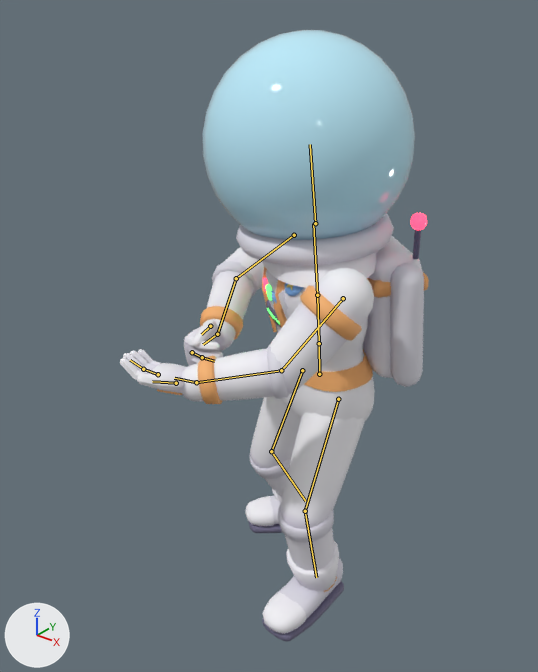
Before and after pictures for a commit that changed the glTF model art/models/operator_astro_cadet.glb.
Both versions are drawn from a 50 mm lens placed at (1.27, -1.886, 2.072), pointed at (-0.089, -0.188, 1.019). Arrows for +X, +Y and +Z are at lower left; the lights stay in place. The first picture is the older version. Both versions are drawn at frame 1 of the action 'Fire'; the numbers are the values there. The bones that change, and the others that lie on the model, are drawn over the model as lines.

In view in the first picture: 'Body'.
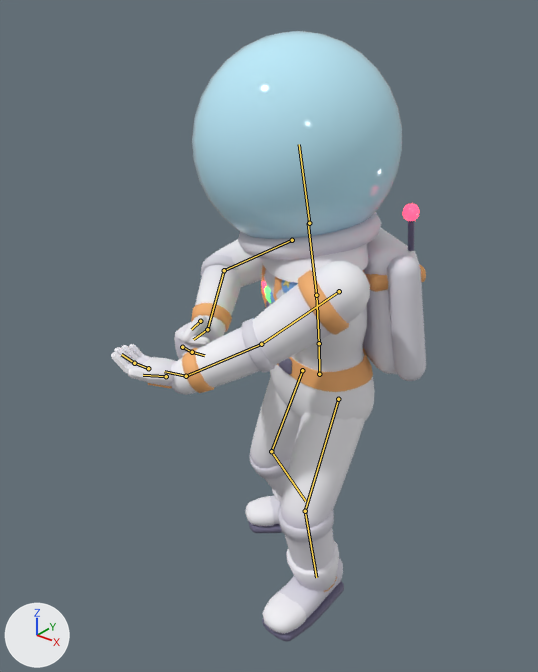
The change in detail:
Bone 'Spine' (bone_spine) turns from (1, -8, 0) to (2, -8, 0) degrees about its own x, y and z.
Bone 'Chest' (bone_chest) turns from (0, -10, 2) to (1, -10, 6) degrees about its own x, y and z.
Bone 'UpperArm.L' (bone_upperarm_l) turns from (-47, 9, -16) to (-67, 8, -15) degrees about its own x, y and z.
Bone 'ForeArm.L' (bone_forearm_l) turns from (-39, -3, -12) to (-10, 0, -5) degrees about its own x, y and z.
Bone 'Hand.L' (bone_hand_l) turns from (60, -112, -51) to (-104, -56, 106) degrees about its own x, y and z.
Bone 'UpperArm.R' (bone_upperarm_r) turns from (-103, -11, 106) to (-90, -9, 122) degrees about its own x, y and z.
Bone 'ForeArm.R' (bone_forearm_r) turns from (-36, 3, 12) to (-49, 5, 14) degrees about its own x, y and z.
Bone 'Hand.R' (bone_hand_r) turns from (81, 64, 93) to (-78, 121, -63) degrees about its own x, y and z.

What differs and where, as boxes [x1, y1, x2, y2] in the pictures (538 x 672 px):
'Body', posed
    before: [120, 30, 429, 642]
    after: [111, 31, 426, 642]
bone 'Spine', root to tip
    before: (319, 343) to (317, 295)
    after: (319, 343) to (316, 295)
bone 'Chest', root to tip
    before: (317, 295) to (313, 223)
    after: (316, 295) to (308, 223)
bone 'UpperArm.L', root to tip
    before: (343, 298) to (281, 370)
    after: (339, 291) to (261, 344)
bone 'ForeArm.L', root to tip
    before: (281, 370) to (196, 382)
    after: (261, 344) to (186, 376)
bone 'Hand.L', root to tip
    before: (196, 382) to (174, 378)
    after: (186, 376) to (164, 371)
bone 'UpperArm.R', root to tip
    before: (294, 235) to (236, 278)
    after: (292, 240) to (224, 270)
bone 'ForeArm.R', root to tip
    before: (236, 278) to (217, 334)
    after: (224, 270) to (207, 329)
bone 'Hand.R', root to tip
    before: (217, 334) to (203, 344)
    after: (207, 329) to (193, 339)
